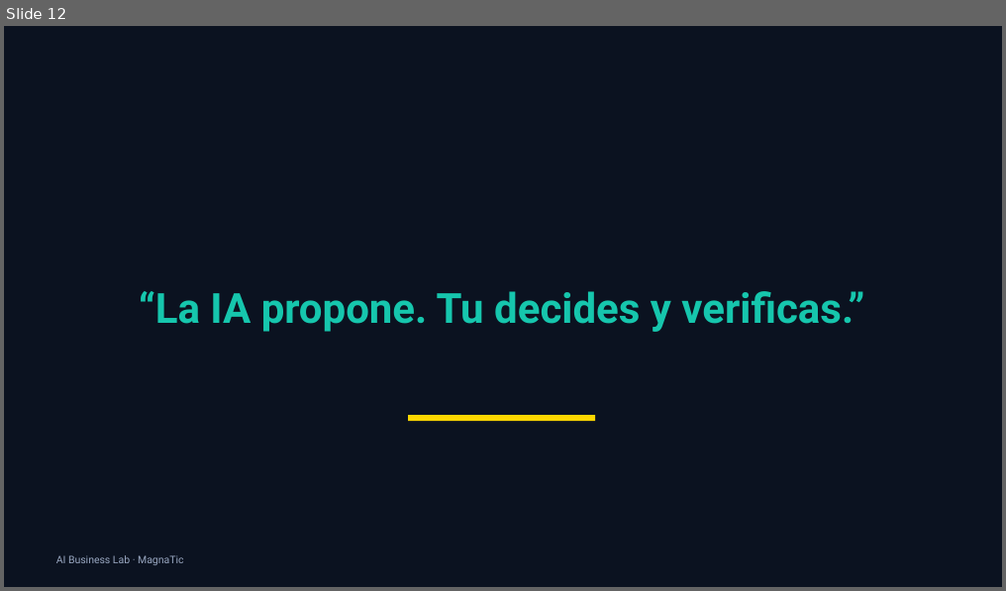
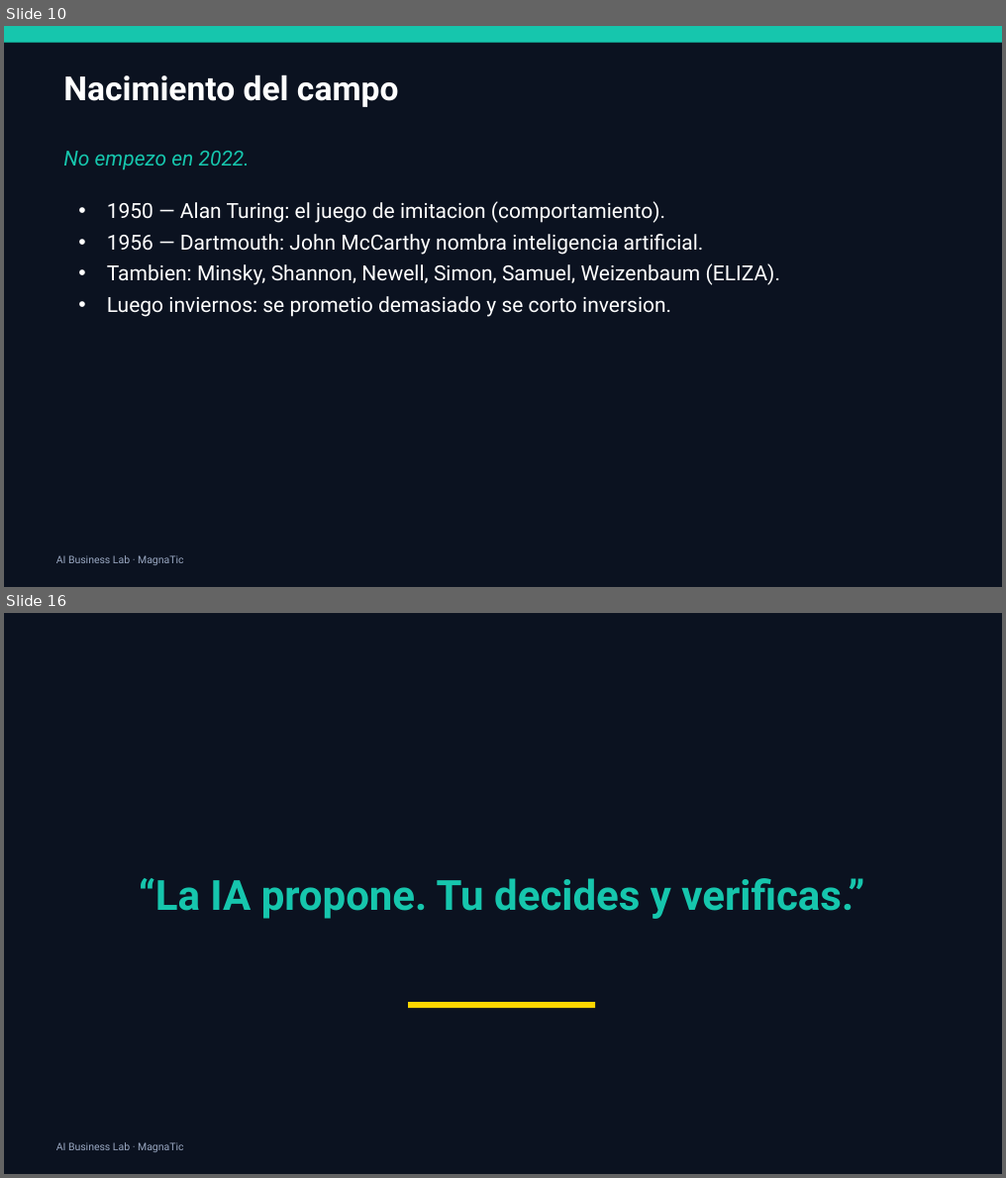
Before and after one commit to xander0408/CURSOS, a slide deck: AI-Business-Lab-Presentacion.pptx. Shown one above the other, each under a label of ours: slide 12 before the commit, slides 10 and 16 after it; the slides between them are not shown. The pictures are 1006x591 and 1006x1178 pixels, drawn with LibreOffice and Linux fonts; fonts in the diff are those of the drawing. Boxes give left, top, right and bottom in pixels: in the first picture for what was removed or moved away, otherwise in the second. Text is boxed around its words. In the diff, an @@ line names an element or a change of style, - is before the commit and + after.

```diff
--- a/AI-Business-Lab-Presentacion.pptx
+++ b/AI-Business-Lab-Presentacion.pptx
@@ slide 10 added at box(4, 26, 1002, 587), background #0B1220 @@
@@ rectangle added at box(4, 26, 1002, 43), fill #16C6AD @@
@@ text added at box(63, 75, 399, 107), 32 pt, text #FFFFFF, bold @@
+Nacimiento del campo
@@ text added at box(63, 151, 250, 171), 20 pt, text #16C6AD, italic @@
+No empezo en 2022.
@@ text added at box(107, 201, 780, 317), 20 pt, text #FFFFFF @@
+• 1950 — Alan Turing: el juego de imitacion (comportamiento).
+• 1956 — Dartmouth: John McCarthy nombra inteligencia artificial.
+• Tambien: Minsky, Shannon, Newell, Simon, Samuel, Weizenbaum (ELIZA).
+• Luego inviernos: se prometio demasiado y se corto inversion.
@@ text added at box(56, 556, 183, 566), 10 pt, text #9AA8C2 @@
+AI Business Lab · MagnaTic
@@ what was slide 12 is now slide 16 @@
```
Also in this commit, not shown: 10 slides changed, 18 other slides added, 2 slides removed, 58 other files.
